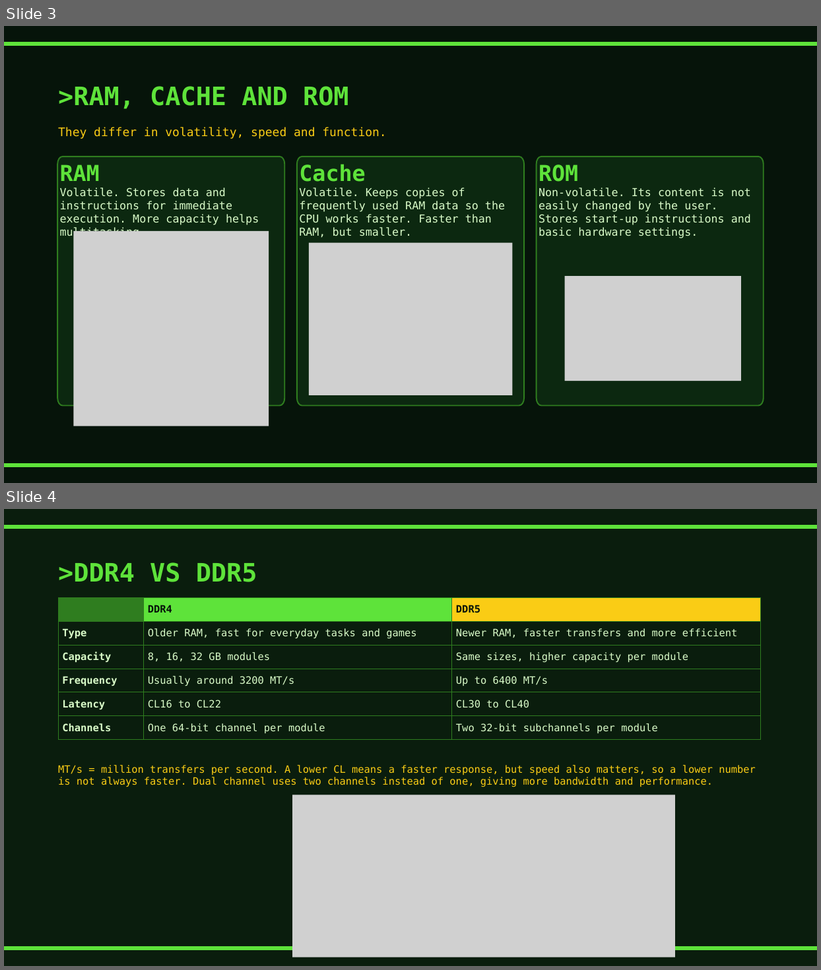
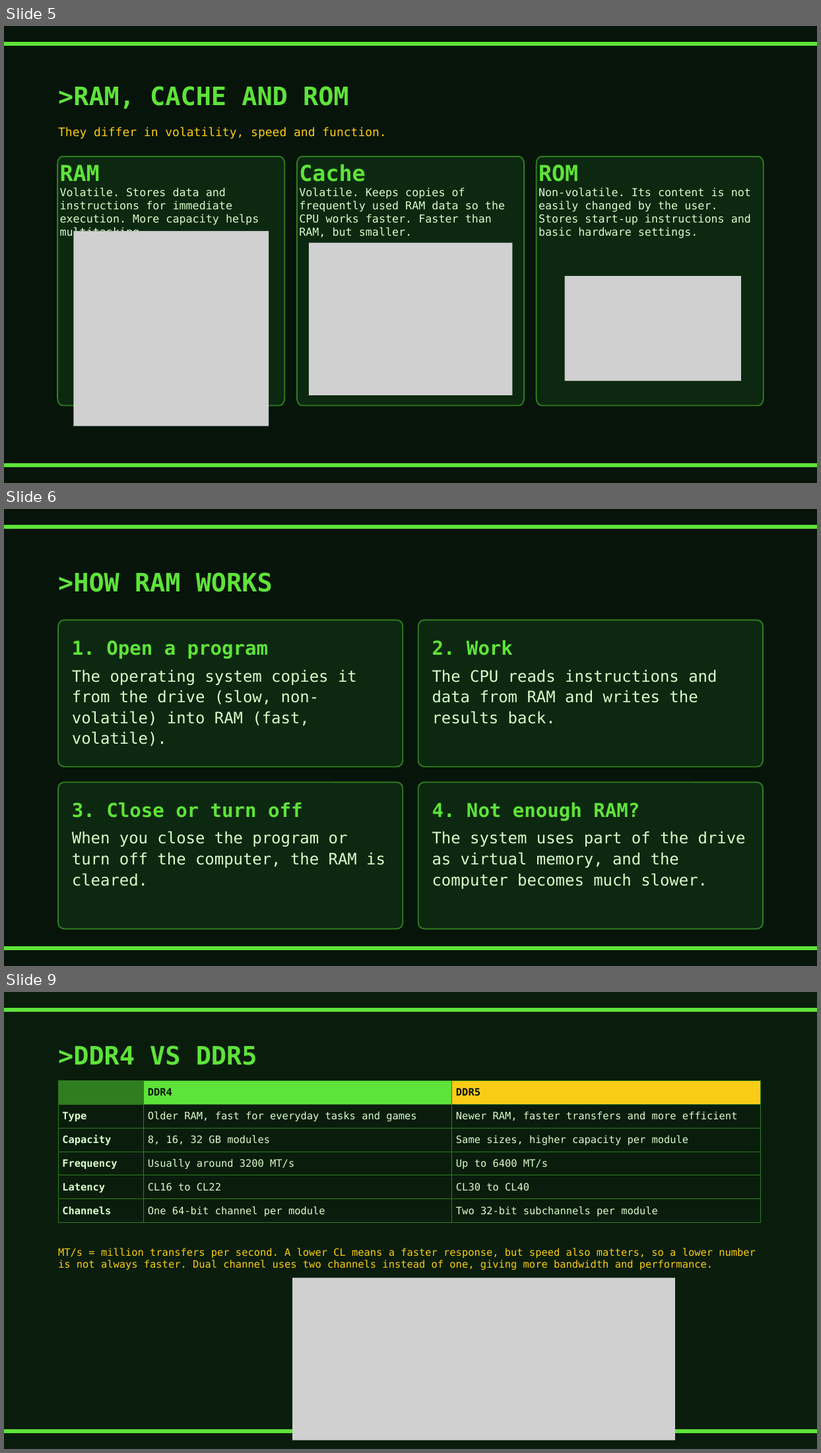
Before and after one commit to alumno851298-stack/RAM, a slide deck: RAM-presentation.pptx. Shown one above the other, each under a label of ours: slides 3 and 4 before the commit, slides 5, 6 and 9 after it; the slides between them are not shown. The pictures are 821x970 and 821x1453 pixels, drawn with LibreOffice and Linux fonts; fonts in the diff are those of the drawing; grey boxes stand for pictures. Boxes give left, top, right and bottom in pixels: in the first picture for what was removed or moved away, otherwise in the second. Text is boxed around its words. In the diff, an @@ line names an element or a change of style, - is before the commit and + after.

```diff
--- a/RAM-presentation.pptx
+++ b/RAM-presentation.pptx
@@ slide 6 added at <box>4,509,817,966</box>, background #06140A @@
@@ freeform shape added at <box>4,525,817,528</box>, fill #5EE33A, outline #5EE33A 1.5 pt @@
@@ text added at <box>58,572,273,592</box>, 45 pt, text #5EE33A, bold @@
+>HOW RAM WORKS
@@ rounded rectangle added at <box>58,620,403,767</box>, fill #0C2810, outline #2F7D1F 2.25 pt, 28 pt, text #D9FBC8 @@
+1. Open a program
+The operating system copies it from the drive (slow, non-volatile) into RAM (fast, volatile).
@@ rounded rectangle added at <box>418,620,763,767</box>, fill #0C2810, outline #2F7D1F 2.25 pt, 28 pt, text #D9FBC8 @@
+2. Work
+The CPU reads instructions and data from RAM and writes the results back.
@@ rounded rectangle added at <box>58,783,403,929</box>, fill #0C2810, outline #2F7D1F 2.25 pt, 28 pt, text #D9FBC8 @@
+3. Close or turn off
+When you close the program or turn off the computer, the RAM is cleared.
@@ rounded rectangle added at <box>418,783,763,929</box>, fill #0C2810, outline #2F7D1F 2.25 pt, 28 pt, text #D9FBC8 @@
+4. Not enough RAM?
+The system uses part of the drive as virtual memory, and the computer becomes much slower.
@@ freeform shape added at <box>4,947,817,950</box>, fill #5EE33A, outline #5EE33A 1.5 pt @@
@@ what was slide 3 is now slide 5 @@
@@ what was slide 4 is now slide 9 @@
```
Also in this commit, not shown: 7 other slides added.
